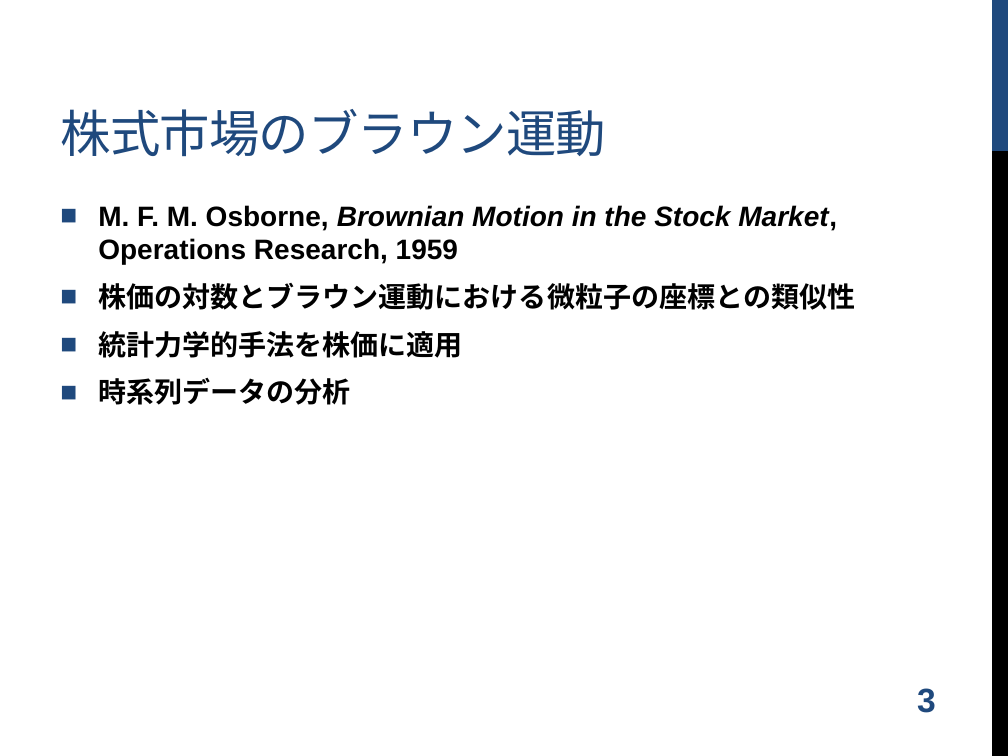
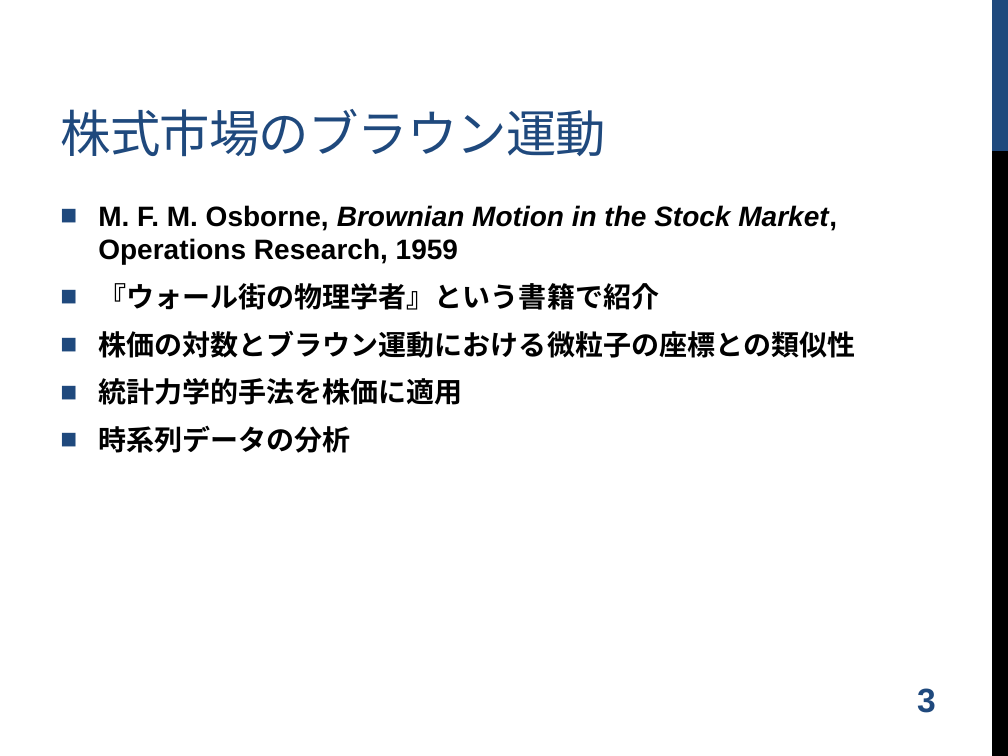
Before and after one commit to shugo/DCW2016, a slide deck: slide 4 of ruby_data_analysis.pptx. Drawn at 1008x756 pixels with LibreOffice and Linux fonts; fonts in the diff are those of the drawing; background and template pictures are left out. Boxes give left, top, right and bottom in pixels: in the first picture for what was removed or moved away, otherwise in the second. Text is boxed around its words. In the diff, an @@ line names an element or a change of style, - is before the commit and + after.

```diff
--- a/ruby_data_analysis.pptx
+++ b/ruby_data_analysis.pptx
@@ text at (x1=98, y1=283, x2=659, y2=310): paragraph added @@
+■ 『ウォール街の物理学者』という書籍で紹介
```
Also in this commit, not shown: 6 other slides changed, 2 other files.
